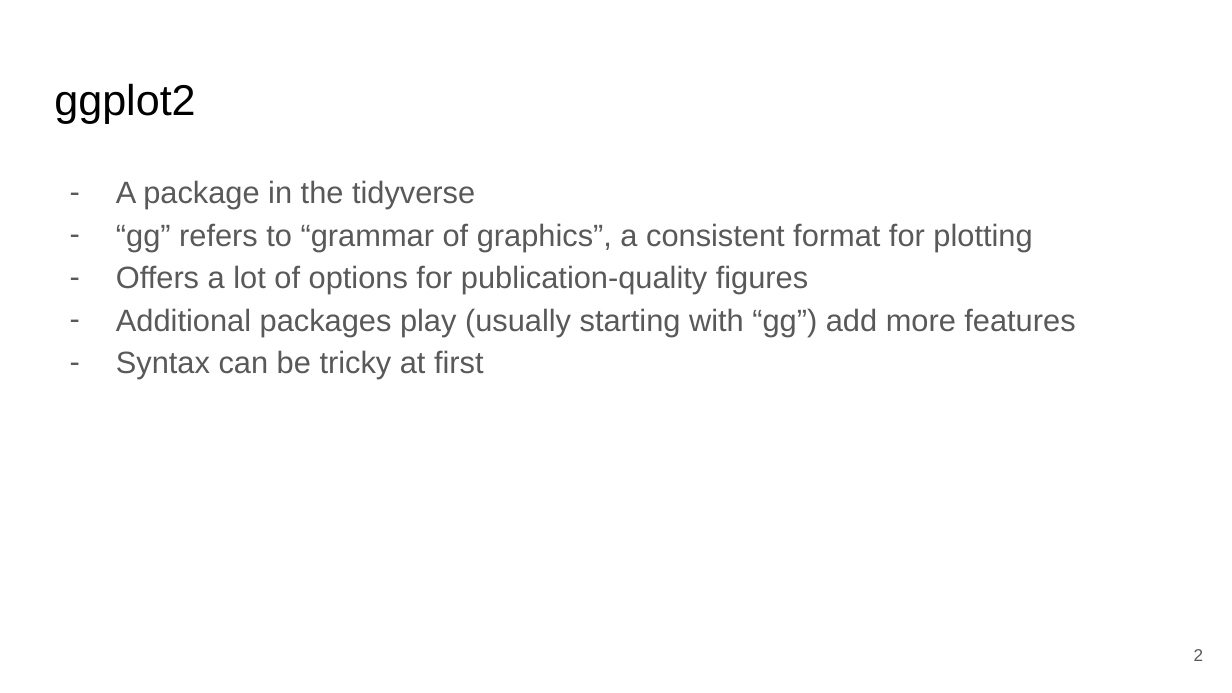
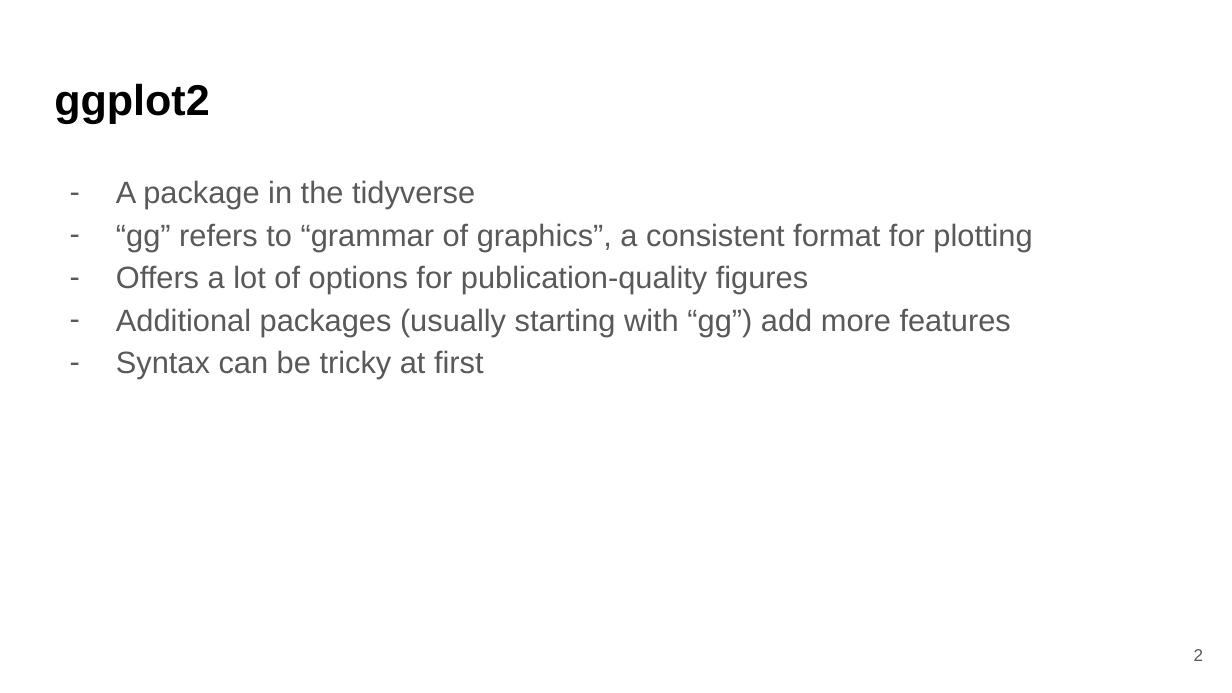
Before and after one commit to bmaitner/biometry_course, a slide deck: slide 2 of lectures/Lecture_08_ggplot.pptx. Drawn at 1232x693 pixels with LibreOffice and Linux fonts; fonts in the diff are those of the drawing. Boxes give left, top, right and bottom in pixels: in the first picture for what was removed or moved away, otherwise in the second. Text is boxed around its words. In the diff, an @@ line names an element or a change of style, - is before the commit and + after.

```diff
--- a/lectures/Lecture_08_ggplot.pptx
+++ b/lectures/Lecture_08_ggplot.pptx
@@ title "ggplot2" at box(54, 83, 209, 123): bold on @@
@@ text at box(116, 308, 1011, 336): text changed @@
-– Additional packages play (usually starting with “gg”) add more features
+– Additional packages (usually starting with “gg”) add more features
```
Also in this commit, not shown: 37 other slides changed, 3 slides added, 1 slide removed, 4 other files.
